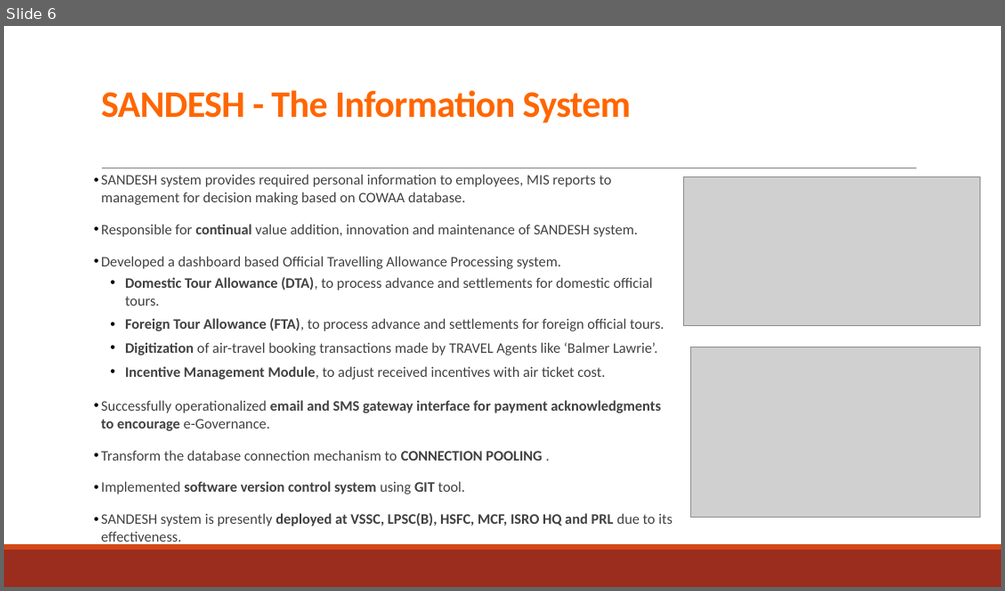
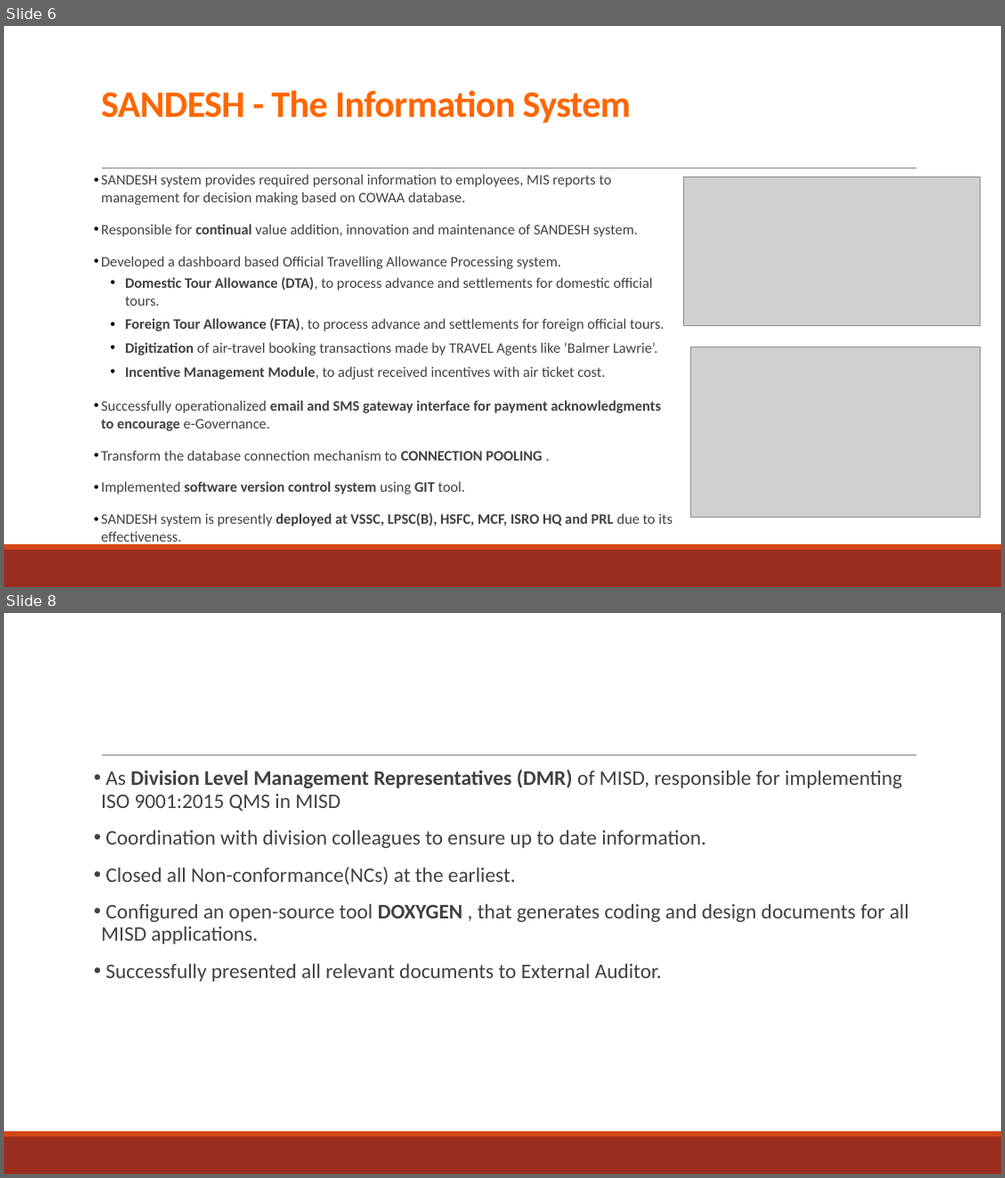
Before and after one commit to NavdeepGarg/DPC_Repo, a slide deck: handOutSources/navdeep.pptx. Shown one above the other, each under a label of ours: slide 6 before the commit, slides 6 and 8 after it; the slides between them are not shown. The pictures are 1005x591 and 1005x1178 pixels, drawn with LibreOffice and Linux fonts; fonts in the diff are those of the drawing; grey boxes stand for pictures. Boxes give left, top, right and bottom in pixels: in the first picture for what was removed or moved away, otherwise in the second. Text is boxed around its words. In the diff, an @@ line names an element or a change of style, - is before the commit and + after.

```diff
--- a/handOutSources/navdeep.pptx
+++ b/handOutSources/navdeep.pptx
@@ slide 8 added at box(4, 613, 1001, 1174), background #FFFFFF; not listed: 3 template elements that a slide beside it also shows @@
@@ text added at box(101, 770, 909, 981), 20 pt, text #404040 @@
+• As Division Level Management Representatives (DMR) of MISD, responsible for implementing ISO 9001:2015 QMS in MISD
+• Coordination with division colleagues to ensure up to date information.
+• Closed all Non-conformance(NCs) at the earliest.
+• Configured an open-source tool DOXYGEN , that generates coding and design documents for all MISD applications.
+• Successfully presented all relevant documents to External Auditor.
```
Also in this commit, not shown: 4 slides changed.
